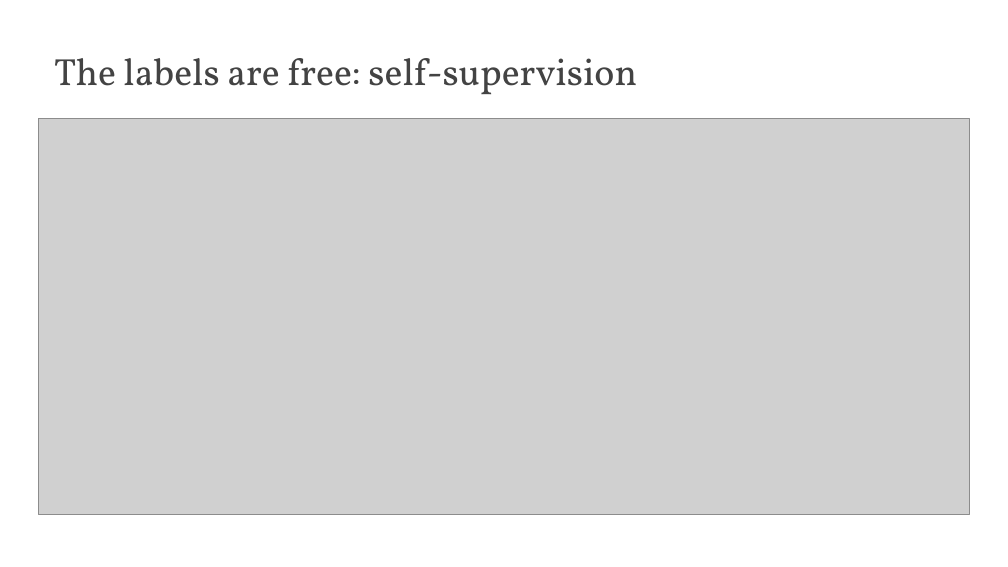
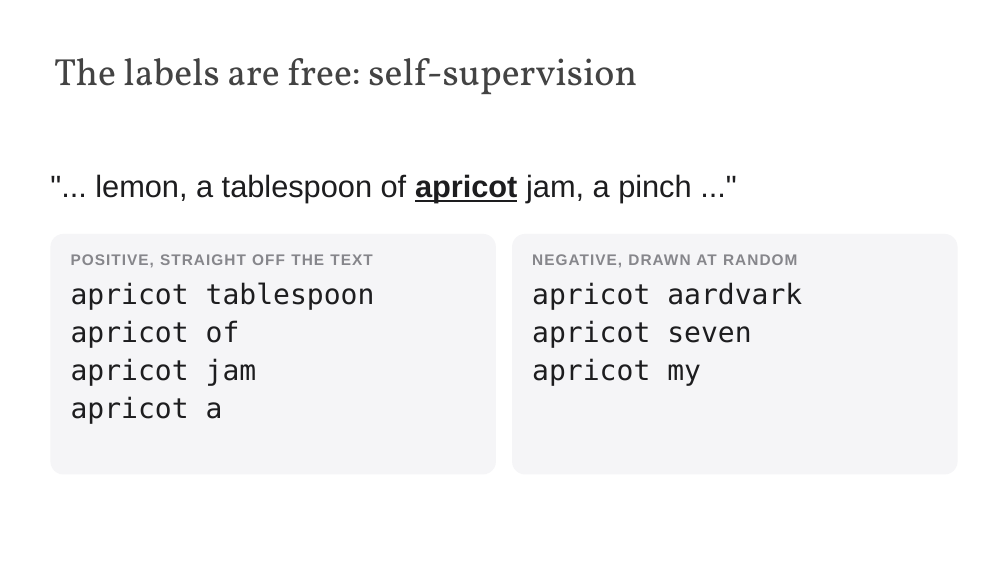
Before and after one commit to edavalosanaya/CSCI3495_NLP_LLMs_Student, a slide deck: slide 6 of weeks/week-05/class-02/lecture/slides.pptx. Drawn at 1008x567 pixels with LibreOffice and Linux fonts; fonts in the diff are those of the drawing; grey boxes stand for pictures; background and template pictures are left out. Boxes give left, top, right and bottom in pixels: in the first picture for what was removed or moved away, otherwise in the second. Text is boxed around its words. In the diff, an @@ line names an element or a change of style, - is before the commit and + after.

```diff
--- a/weeks/week-05/class-02/lecture/slides.pptx
+++ b/weeks/week-05/class-02/lecture/slides.pptx
@@ picture removed at box(38, 119, 970, 514) @@
@@ text added at box(95, 174, 691, 203), 22 pt, text #1D1D1F @@
+"... lemon, a tablespoon of apricot jam, a pinch ..."
@@ rounded rectangle added at box(50, 234, 496, 475), fill #F5F5F7 @@
@@ rounded rectangle added at box(512, 234, 958, 475), fill #F5F5F7 @@
@@ text added at box(71, 254, 375, 424), 20 pt, text #1D1D1F @@
+POSITIVE, STRAIGHT OFF THE TEXT
+apricot tablespoon
+apricot of
+apricot jam
+apricot a
@@ text added at box(532, 254, 802, 386), 20 pt, text #1D1D1F @@
+NEGATIVE, DRAWN AT RANDOM
+apricot aardvark
+apricot seven
+apricot my
```
Also in this commit, not shown: 5 other slides changed, 1 other file.
